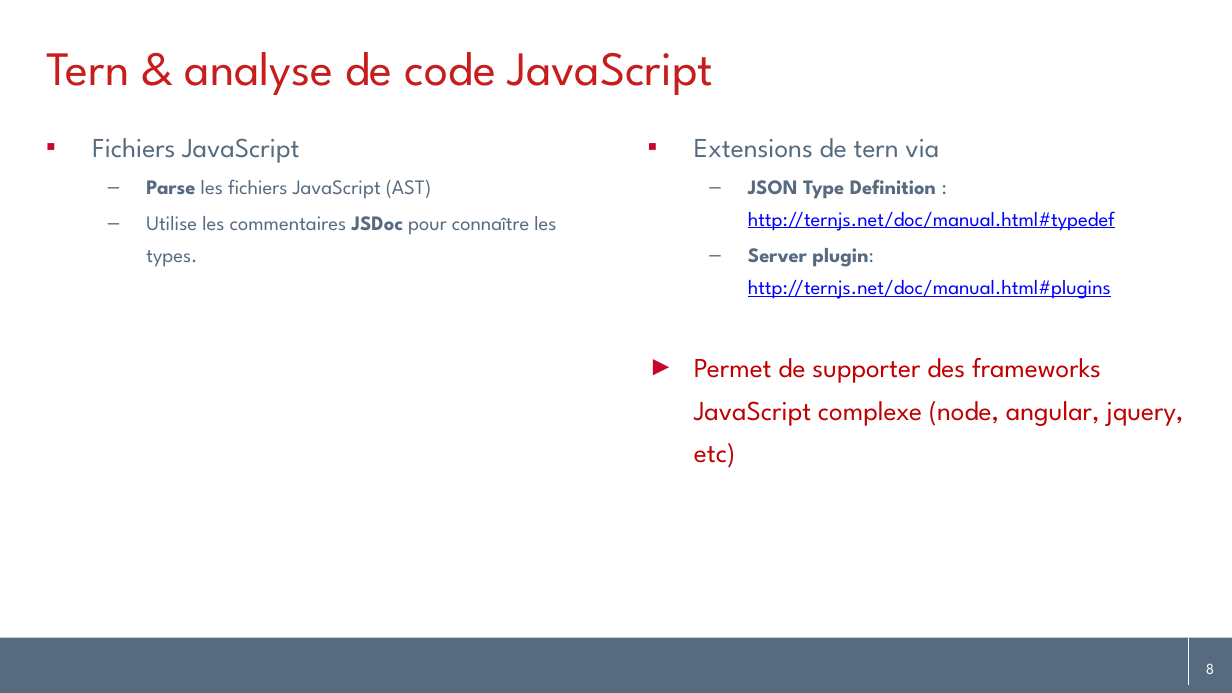
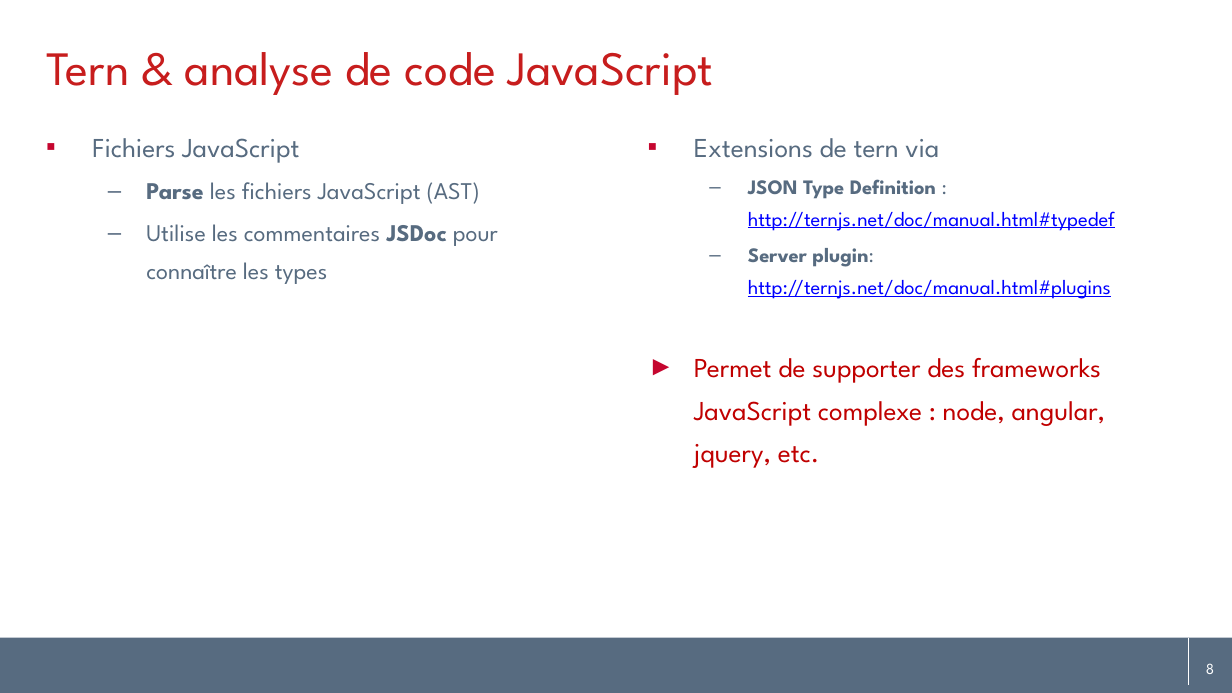
Before and after one commit to angelozerr/tern.java, a slide deck: slide 8 of docs/tern.java_fr.pptx. Drawn at 1232x693 pixels with LibreOffice and Linux fonts; fonts in the diff are those of the drawing; background and template pictures are left out. Boxes give left, top, right and bottom in pixels: in the first picture for what was removed or moved away, otherwise in the second. Text is boxed around its words. In the diff, an @@ line names an element or a change of style, - is before the commit and + after.

```diff
--- a/docs/tern.java_fr.pptx
+++ b/docs/tern.java_fr.pptx
@@ text at <box>146,182,480,204</box>: size 12 to 14 pt in "Parse les fichiers JavaScript (AST)" @@
@@ text at <box>146,224,498,284</box>: text changed; size 12 to 14 pt @@
-  – Utilise les commentaires JSDoc pour connaître les types.
+  – Utilise les commentaires JSDoc pour connaître les types
@@ text at <box>694,358,1106,468</box>: text changed @@
-► Permet de supporter des frameworks JavaScript complexe (node, angular, jquery, etc)
+► Permet de supporter des frameworks JavaScript complexe : node, angular, jquery, etc.
```
Also in this commit, not shown: 23 other slides changed, 1 other file.
